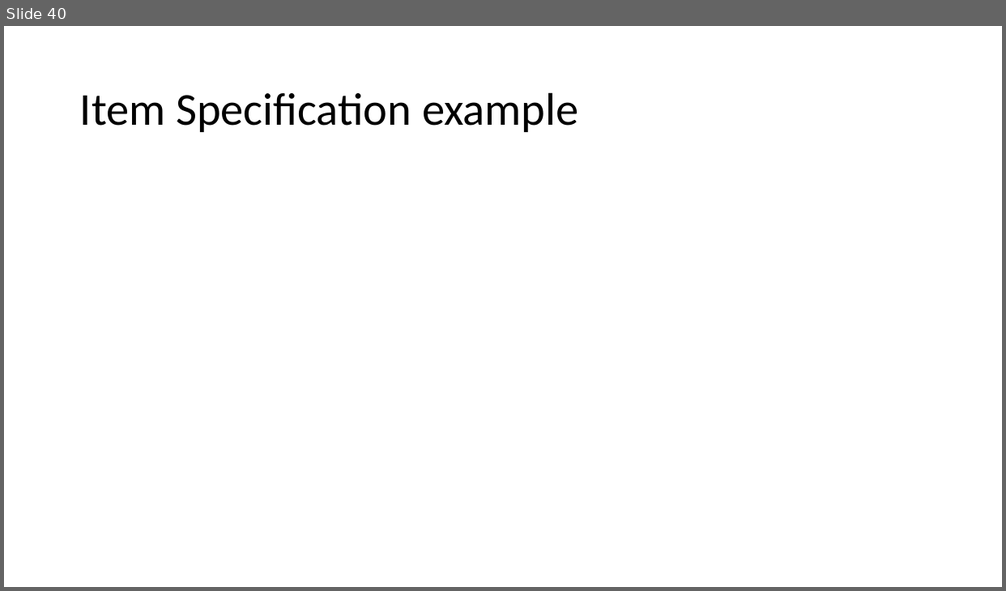
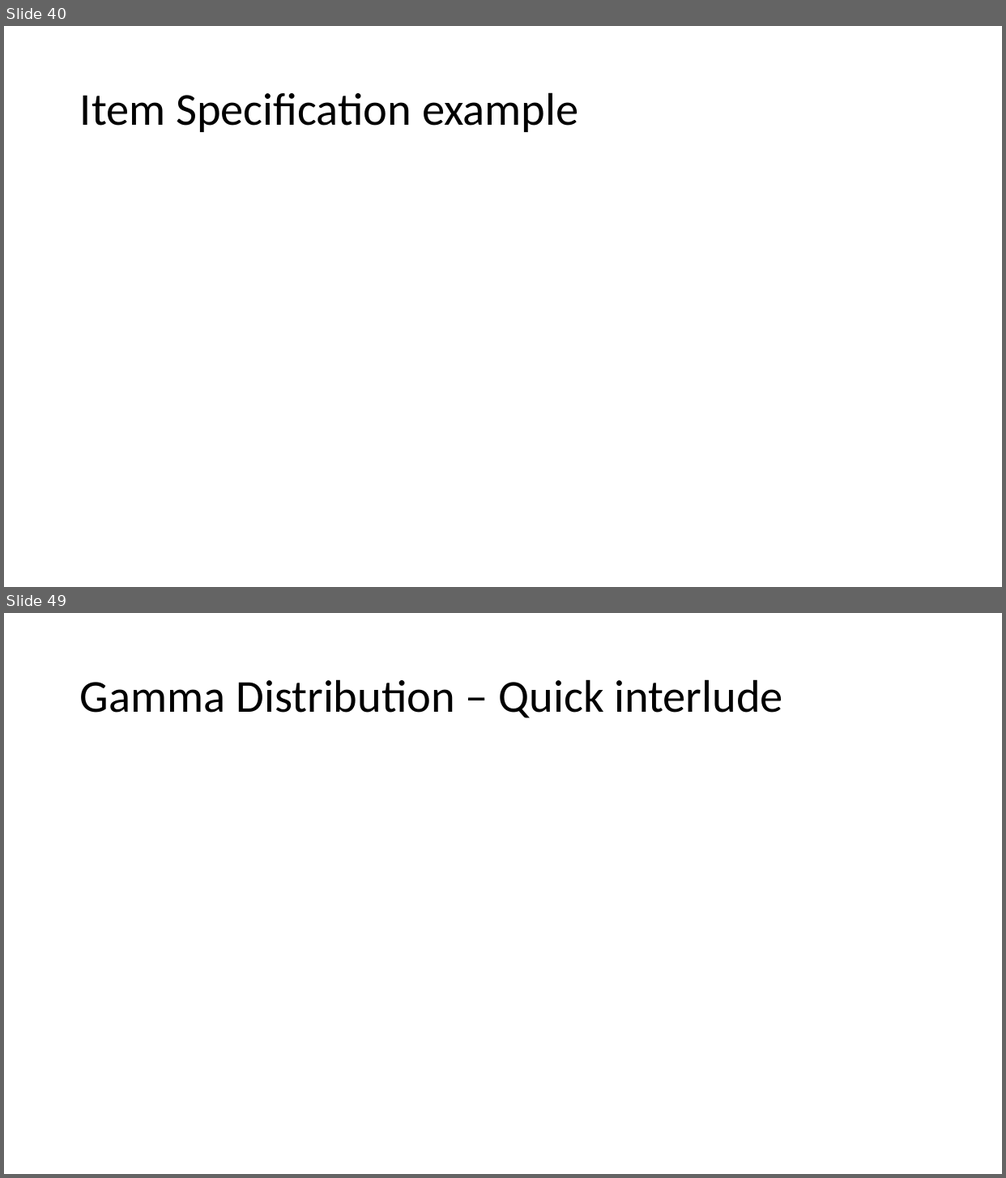
Before and after one commit to FlanFlanagan/misc_python, a slide deck: Distribution Examples.pptx. Shown one above the other, each under a label of ours: slide 40 before the commit, slides 40 and 49 after it; the slides between them are not shown. The pictures are 1006x591 and 1006x1178 pixels, drawn with LibreOffice and Linux fonts; fonts in the diff are those of the drawing; grey boxes stand for pictures. Boxes give left, top, right and bottom in pixels: in the first picture for what was removed or moved away, otherwise in the second. Text is boxed around its words. In the diff, an @@ line names an element or a change of style, - is before the commit and + after.

```diff
--- a/Distribution Examples.pptx
+++ b/Distribution Examples.pptx
@@ slide 49 added at bbox=[4, 613, 1002, 1174], background #FFFFFF @@
@@ title added at bbox=[80, 679, 782, 718], 44 pt, text #000000 @@
+Gamma Distribution – Quick interlude
```
Also in this commit, not shown: 28 other slides added, 10 other files.
